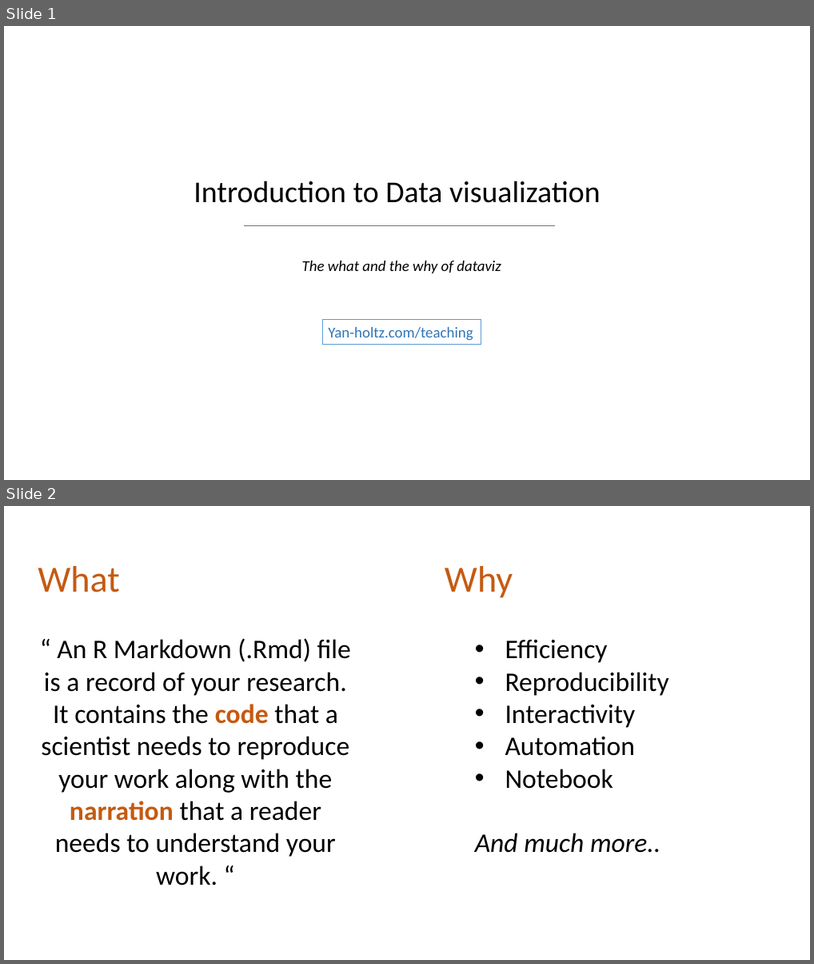
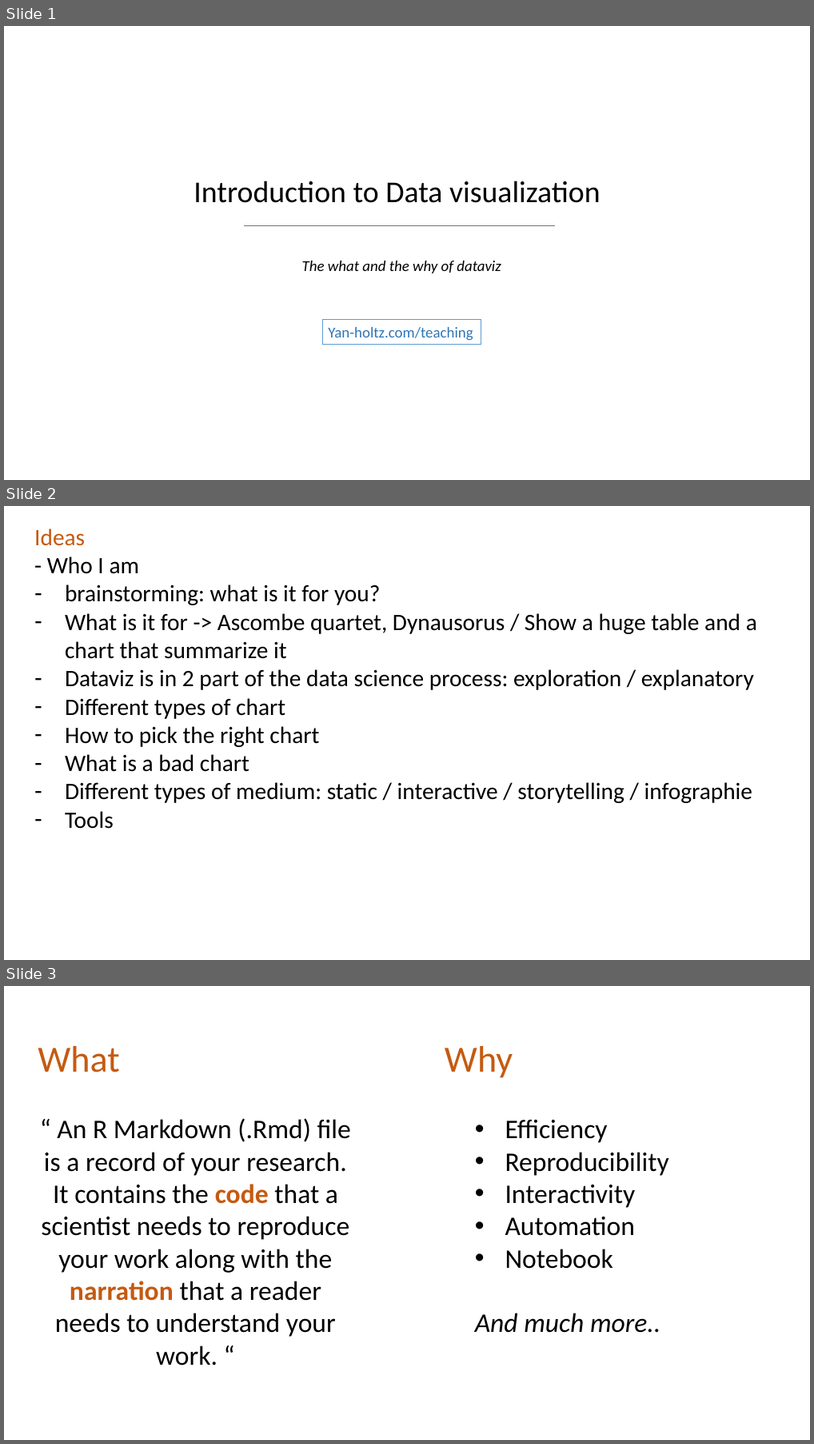
Before and after one commit to holtzy/Teaching, a slide deck: Intro_Dataviz.pptx. Shown one above the other, each under a label of ours: slides 1 and 2 before the commit, slides 1, 2 and 3 after it. The pictures are 814x964 and 814x1444 pixels, drawn with LibreOffice and Linux fonts; fonts in the diff are those of the drawing; background and template pictures are left out. Boxes give left, top, right and bottom in pixels: in the first picture for what was removed or moved away, otherwise in the second. Text is boxed around its words. In the diff, an @@ line names an element or a change of style, - is before the commit and + after.

```diff
--- a/Intro_Dataviz.pptx
+++ b/Intro_Dataviz.pptx
@@ slide 2 added at (4, 506, 810, 960), background #FFFFFF @@
@@ text added at (34, 528, 758, 828), 28 pt, text #000000 @@
+Ideas
+- Who I am
+– brainstorming: what is it for you?
+– What is it for -> Ascombe quartet, Dynausorus / Show a huge table and a chart that summarize it
+– Dataviz is in 2 part of the data science process: exploration / explanatory
+– Different types of chart
+– How to pick the right chart
+– What is a bad chart
+– Different types of medium: static / interactive / storytelling / infographie
+– Tools
@@ what was slide 2 is now slide 3 @@
```
Also in this commit, not shown: 3 other files.
